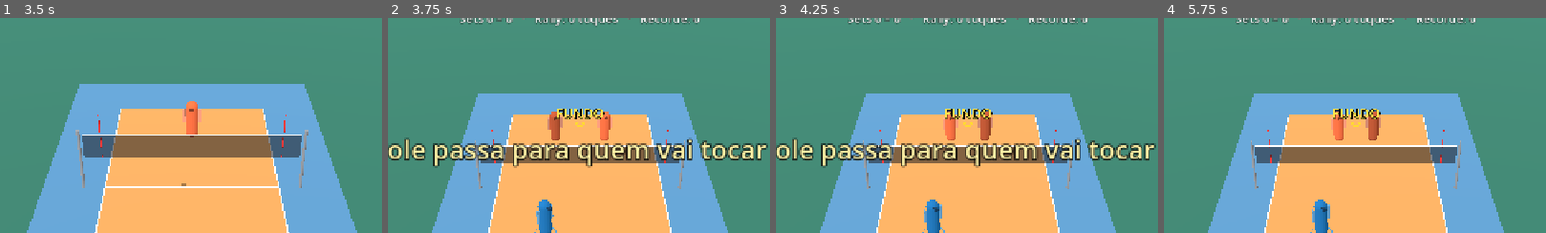
Above: before the commit, frames 1-4 (left to right).
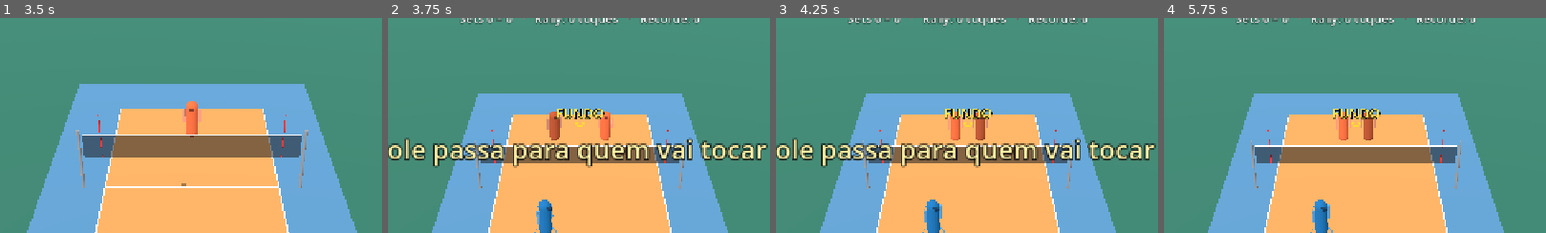
Above: after the commit, the same moments.

Repository: viniciolimadev/v-slash
Game: Godot game, scene res://scenes/app.tscn
Same seed, same stepped clock (60 frames per second), same inputs: the game is played once before the commit and once after it.
Inputs:
- Up to frame 1 (3.5 s): click "JOGAR" at 0.5 s; click "1v1" at 1.25 s; click "2v2" at 2 s; click "FÁCIL · 0V 0D" at 2.75 s
- Up to frame 2 (3.75 s): click "PULAR" at 3.5 s
- Up to frame 3 (4.25 s): no input
- Up to frame 4 (5.75 s): click "II" at 4.25 s; click "REINICIAR" at 5 s
The pictures show only the part of the screen within x 25-75%, y 9-59%; the shares and areas given below are measured in that part.

Frame 1 is identical in both runs. In frame 2, 0.1% of the frame differs, in the area x 41-59%, y 44-57%; in frame 3, 0.8%, in the area x 43-57%, y 43-57%; in frame 4, 0.8%.

Commit message:
Match: 2v2 balance pass, duration test, docs and 0.4.0
2v2 bots run at BOT_SPEED_2V2 (0.9x their level's speed): with two
players covering the court the casual x Easy 2v2 match was right at
9.0 min; now 8.3 min (wins 4 of 8). Good human x Medium rally: 10.3
touches in 2v2 vs 6.5 in 1v1 (RNF-3.03). The 2v2 bot-vs-bot test also
checks every positioning role shows up.

Test: _test_match_duration_2v2. Docs: README, ROADMAP, SDD, AGENTS,
version 0.4.0.

Diff:
--- a/project.godot
+++ b/project.godot
@@ -11,7 +11,7 @@
 [application]
 
 config/name="Volei Mobile"
-config/description="Fase 2: saque com timing (por baixo, flutuante, viagem), bloqueio, largada, peixinho e stamina (flag)."
+config/description="Fase 3: modo 2v2 com parceiro IA e troca automática de controle; 1v1 com saques, bloqueio, largada e peixinho."
 run/main_scene="res://scenes/app.tscn"
 config/quit_on_go_back=false
 config/features=PackedStringArray("4.7", "GL Compatibility")
--- a/scripts/ai/bot_brain.gd
+++ b/scripts/ai/bot_brain.gd
@@ -40,6 +40,8 @@
 
 func _apply_level() -> void:
 	p.speed = float(Tuning.BOT_SPEED[level])
+	if game.teams.size() > p.team and game.teams[p.team].players.size() > 1:
+		p.speed *= Tuning.BOT_SPEED_2V2      # dois cobrindo a quadra: cada um corre menos
 	p.can_dive = level >= 1             # o Fácil não faz peixinho
 
 
--- a/scripts/core/tuning.gd
+++ b/scripts/core/tuning.gd
@@ -136,6 +136,7 @@
 # --- Bot: índice 0 = fácil, 1 = médio, 2 = difícil ---
 const BOT_NAMES := ["Fácil", "Médio", "Difícil"]
 const PARTNER_LEVEL := 1           # seu parceiro no 2v2 joga como o Médio
+const BOT_SPEED_2V2 := 0.9         # multiplica BOT_SPEED no 2v2 (dois cobrem a quadra; rally menor)
 const BOT_SPEED := [4.6, 5.4, 6.0]
 const BOT_REACTION := [0.4, 0.3, 0.22]
 const BOT_TIMING_SIGMA := [0.13, 0.08, 0.045]
--- a/tests/run_tests.gd
+++ b/tests/run_tests.gd
@@ -78,6 +78,8 @@
 	_test_app_flow()
 	print("== duração: humano casual x Fácil ==")
 	_test_match_duration()
+	print("== 2v2: duração humano casual x Fácil e rally x Médio ==")
+	_test_match_duration_2v2()
 	print("falhas: %d" % fails)
 	quit(1 if fails > 0 else 0)
 
@@ -541,8 +543,12 @@
 		st["touches"] += game.rally_touches
 		st["prev"] = null
 		mark.call())
-	for _i in int(1200.0 / DT):
+	var roles := {}
+	for i in int(1200.0 / DT):
 		game.tick(DT)
+		if i % 30 == 0:
+			for p in game.players:
+				roles[PartnerBrain.Role.keys()[PartnerBrain.role_of(p, game)]] = true
 	var avg := float(st["touches"]) / maxf(float(st["points"]), 1.0)
 	print("  pontos=%d  placar=%d x %d  média de toques=%.1f  toques por jogador=%s  maior tempo sem evento=%.1f s" % [
 			st["points"], game.rules.points[0], game.rules.points[1], avg, (st["by"] as Dictionary).values(), st["gap"]])
@@ -550,6 +556,9 @@
 	_check((st["by"] as Dictionary).size() == 4, "os quatro jogadores tocam na bola")
 	_check(int(st["points"]) > 40 and float(st["gap"]) < 8.0, "partida anda e nunca trava")
 	_check(avg >= 3.0, "média de toques por rally >= 3 (%.1f)" % avg)
+	var want_roles := ["SERVE_PARTNER", "RECEIVE", "SETTER_PREP", "ATTACKER", "COVER", "FRONT", "DIGGER"]
+	var missing := want_roles.filter(func(r: String) -> bool: return not roles.has(r))
+	_check(missing.is_empty(), "todos os papéis de posição aparecem (faltou: %s)" % [missing])
 	_free_main(main)
 
 
@@ -1608,6 +1617,114 @@
 	_check(avg >= 6.0 and avg <= 9.0, "partida casual x Fácil dura 6–9 min em média (%.1f min)" % avg)
 
 
+## Um quadro do humano casual (reação, erro de timing, mira em zona sorteada), jogando com quem
+## está controlado. `st` guarda o estado entre quadros.
+func _casual_step(game: Game, st: Dictionary, rng: RandomNumberGenerator, zones: Array) -> void:
+	var me := game.human
+	me.move_input = Vector2.ZERO
+	var act := _phase1_act(game, me)
+	if act == Game.Act.SERVE and game.state == Game.State.SERVE_WAIT:
+		st["serve_t"] = float(st["serve_t"]) + DT
+		if not st["pressed"] and float(st["serve_t"]) > 0.8:
+			game.human_press(me)
+			_drag_to(game, me, zones[rng.randi() % zones.size()]["pos"])
+			st["pressed"] = true
+		elif st["pressed"] and float(st["serve_t"]) > 1.1:
+			game.human_release(me)
+			st["pressed"] = false
+			st["serve_t"] = 0.0
+	elif act != Game.Act.NONE and game.plan != null and game.plan.player == me:
+		var plan := game.plan
+		if game.plan_id != int(st["seen"]):
+			st["seen"] = game.plan_id
+			st["react"] = game.time + (float(st["reaction"]) if plan.n == 1 else 0.05)
+			st["release"] = plan.t + rng.randfn(0.0, float(st["sigma"]))
+		if game.time >= float(st["react"]):
+			var at := game.plan_view_pos(plan)
+			var to := Vector2(at.x - me.position.x, at.z - me.position.z)
+			if to.length() > 0.1:
+				me.move_input = to.normalized() * clampf(to.length() / 0.5, 0.0, 1.0)
+			if not st["pressed"] and game.time >= float(st["release"]) - 0.5:
+				game.human_press(me)
+				var aim := game.default_aim(me)
+				if plan.act == Game.Act.ATTACK or plan.act == Game.Act.FREEBALL:
+					aim = zones[rng.randi() % zones.size()]["pos"]
+				_drag_to(game, me, aim)
+				st["pressed"] = true
+			elif st["pressed"] and game.time >= float(st["release"]):
+				game.human_release(me)
+				st["pressed"] = false
+	elif st["pressed"]:
+		game.human_release(me)
+		st["pressed"] = false
+
+
+func _new_casual(reaction: float, sigma: float) -> Dictionary:
+	return {"seen": -1, "react": 0.0, "release": 0.0, "pressed": false, "serve_t": 0.0,
+			"reaction": reaction, "sigma": sigma}
+
+
+func _test_match_duration_2v2() -> void:
+	var minutes: Array[float] = []
+	var won := 0
+	for seed in [3, 5, 7, 9, 11, 13, 17, 19]:
+		var cfg := MatchConfig.new()
+		cfg.mode = MatchConfig.Mode.TWO_V_TWO
+		cfg.endless = false
+		var main := _make_main_cfg(cfg)
+		var game: Game = main.get("game")
+		var rng := RandomNumberGenerator.new()
+		rng.seed = seed
+		game.rng.seed = seed
+		for b in game.bots:
+			b.rng.seed = seed + b.p.get_index()
+		var zones := game.aim_magnets(game.human, Game.Act.SERVE)
+		var st := _new_casual(0.4, 0.09)
+		var t0 := game.time
+		while game.state != Game.State.MATCH_OVER and game.time - t0 < 3600.0:
+			_casual_step(game, st, rng, zones)
+			game.tick(DT)
+		var mins := (game.time - t0) / 60.0
+		minutes.append(mins)
+		if game.rules.winner == 0:
+			won += 1
+		print("  semente %d: %s  %s  %.1f min" % [seed, "venceu" if game.rules.winner == 0 else "perdeu",
+				game.rules.history, mins])
+		_free_main(main)
+	var avg := 0.0
+	for mm in minutes:
+		avg += mm / minutes.size()
+	print("  vence %d de 8" % won)
+	_check(avg >= 6.0 and avg <= 9.0, "2v2: partida casual x Fácil dura 6–9 min em média (%.1f min)" % avg)
+
+	# RNF-3.03: rally médio do humano (bom) contra o Médio no 2v2 >= no 1v1
+	var avgs := []
+	for two in [false, true]:
+		var c := MatchConfig.new()
+		c.mode = MatchConfig.Mode.TWO_V_TWO if two else MatchConfig.Mode.ONE_V_ONE
+		c.bot_level = 1
+		var main := _make_main_cfg(c)
+		var game: Game = main.get("game")
+		var rng := RandomNumberGenerator.new()
+		rng.seed = 23
+		game.rng.seed = 23
+		for b in game.bots:
+			b.rng.seed = 23 + b.p.get_index()
+		var zones := game.aim_magnets(game.human, Game.Act.SERVE)
+		var st := _new_casual(0.25, 0.05)
+		var tot := [0, 0]
+		game.point_scored.connect(func(_t: int, _w: String) -> void:
+			tot[0] += game.rally_touches
+			tot[1] += 1)
+		for _i in int(600.0 / DT):
+			_casual_step(game, st, rng, zones)
+			game.tick(DT)
+		avgs.append(float(tot[0]) / maxf(tot[1], 1.0))
+		_free_main(main)
+	print("  rally médio x Médio: 1v1 %.1f toques  ·  2v2 %.1f toques" % avgs)
+	_check(avgs[1] >= avgs[0], "2v2: rally médio x Médio >= 1v1")
+
+
 func _drag_to(game: Game, human: Player, target: Vector3) -> void:
 	var d := (target - game.human_aim) / (Tuning.AIM_SENS * game.aim_sens)
 	game.human_drag(human, Vector2(d.x, d.z))
Not shown, changed: export_presets.cfg
Not shown, changed: AGENTS.md
Not shown, changed: README.md
Not shown, changed: docs/ROADMAP.md
Not shown, changed: docs/SDD-fase-3.md
Not shown, changed: docs/SDD.md
